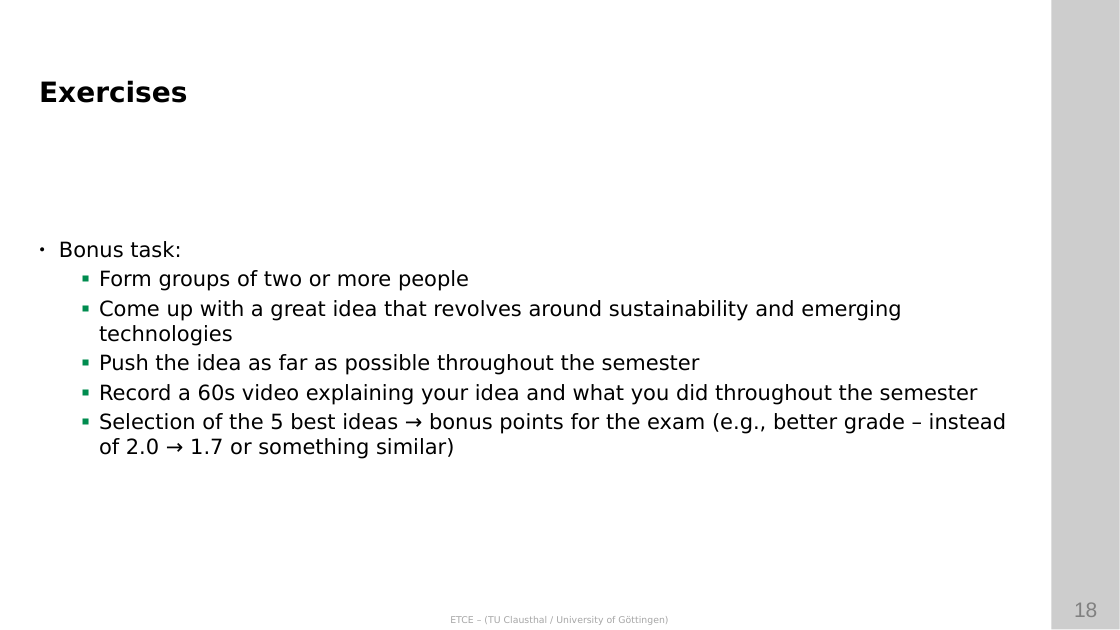
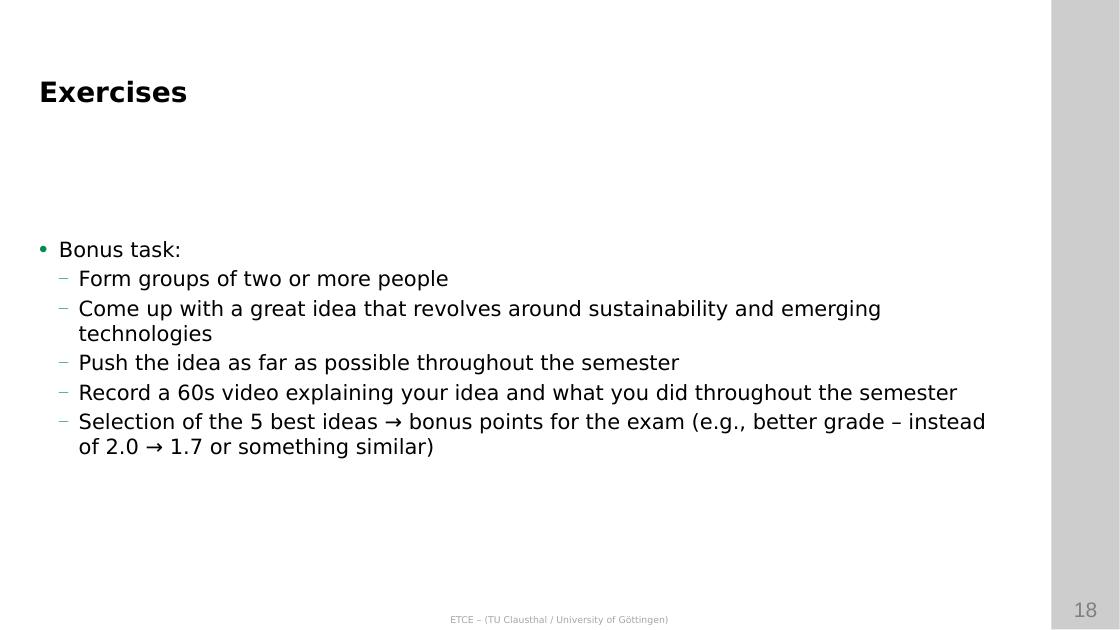
Before and after one commit to ETCE-LAB/teaching-material, a slide deck: slide 18 of Emerging-Technologies-for-the-Circular-Economy/ETCE-L00-Organization.pptx. Drawn at 1120x630 pixels with LibreOffice and Linux fonts; fonts in the diff are those of the drawing; background and template pictures are left out. Boxes give left, top, right and bottom in pixels: in the first picture for what was removed or moved away, otherwise in the second. Text is boxed around its words. In the diff, an @@ line names an element or a change of style, - is before the commit and + after.

```diff
--- a/Emerging-Technologies-for-the-Circular-Economy/ETCE-L00-Organization.pptx
+++ b/Emerging-Technologies-for-the-Circular-Economy/ETCE-L00-Organization.pptx
@@ text "Bonus task:" at box(59, 241, 985, 459): bullet ● to •; bullet colour #000000 to #008C4F; bullet ▪ to — @@
```
Also in this commit, not shown: 3 other slides changed, 1 other file.
